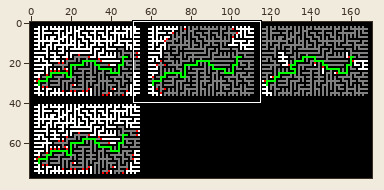
Sprite sheet: testMazes/smallSimple.png. The first picture is a wide view before the edit; the outline marks the close-up.
Close-up. Before the commit:
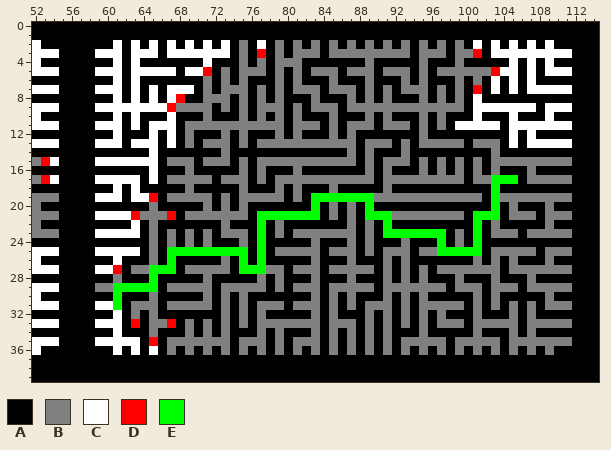
The file is 171x78 pixels. Shown: x 52..114, y 0..39.
Palette (. is transparent): A #000000  B #808080  C #ffffff  D #ff0000  E #00ff00
Pixels before (only the part around the change), first column x 52:
 0 AAAAAAAAAAAAAAAAAAAAAAAAAAAAAAAAAAAAAAAAAAAAAAAAAAAAAAAAAAAAAAA
 1 AAAAAAAAAAAAAAAAAAAAAAAAAAAAAAAAAAAAAAAAAAAAAAAAAAAAAAAAAAAAAAA
 2 CAAAAAAAACACACACACACACABACABABABABABABABABABABABACACACACACAAAAA
 3 CCCAAAACCCACCCACCCCCCCABADABABBBABBBBBBBBBABBBABBDACCCCCCCCCAAA
 4 CAAAAAAAACACAAAAAAACAAABABABBBAAAAAAABAAAAABAAABAAAAACACACAAAAA
 5 CCCAAAACCCACCCCCACCDABABBBABABABBBABBBABBBABABBBBBBDCCACACCCAAA
 6 AAAAAAAAACACAAAAAAABABABAAABABAAABAAABAAABABAAABABACACACAAAAAAA
 7 CCCAAAACCCACACACCCABABBBABABABBBABBBABABABBBABABADACACACCCCCAAA
 8 AAAAAAAAACACACACDAABBBABABABAAABAAABABABAAABABABACAAAAAAAAAAAAA
 9 CCCAAAACCCCCCCCDBBBBABABABBBABABBBABBBBBBBBBBBBBACCCCCCCACCCAAA
10 CAAAAAAAACACAAACAAABAAABABABABAAABAAABABAAABABAAACAAACAAACAAAAA
11 CCCAAAACCCACACCCABBBBBBBBBBBABBBABABBBABBBABABACCCCCACCCCCCCAAA
12 AAAAAAAAACAAACACABAAABABAAABABAAABABAAAAAAABAAAAAAAAACACAAAAAAA
13 CCCAAAACCCACCCACABABBBABABBBBBBBBBBBABBBABABBBBBABBBACACCCCCAAA
14 AAAAAAAAAAAAACAAAAAAABAAAAAAAAAAAAABABAAABAAAAAAAAABAAAAAAAAAAA
15 BDCAAAACCCCCCCABBBABBBABABBBBBBBBBBBABABBBABABABABABBBBBBBBBAAA
16 AAAAAAAAAAAAACAAABAAAAABABAAABAAAAAAABABAAABABABABABAAABAAAAAAA
17 BDCAAAACCCCCACABBBBBABBBABABBBBBBBBBBBABBBBBBBBBABBEEEABBBBBAAA
18 AAAAAAAAACACAAAAABAAAAABAAABABAAABAAAAABAAAAAAAAAAAEAAAAAAAAAAA
19 BBBAAAACCCACCDABBBBBABABBBBBABAEEEEEEEBBBBBBBBBBBBAEBBBBBBBBAAA
20 BAAAAAAAAAAAABAAAAABABABAAAAAAAEABABAEAAAAAAAAAAAAAEABAAABAAAAA
21 BBBAAAACCCCDBBBDABBBBBBBAEEEEEEEABABAEEEBBBBBBBBAEEEABBBABBBAAA
22 BAAAAAAAAAACABAAAAAAABAAAEABAAAAAAABABAEAAAAAAAAAEABAAAAABAAAAA
23 BBBAAAACCCCCABABABABABBBAEABABBBBBBBABAEEEEEEEABAEABBBABBBBBAAA
24 AAAAAAAAAAAAABABABABAAABAEAAAAABAAABABAAABAAAEABAEAAAAAAAAAAAAA
25 CCCAAAACCCCCABAEEEEEEEEEAEABBBBBABBBABABBBABBEEEEEABBBBBABBBAAA
26 CAAAAAAAACAAABAEAAAAABAEAEAAAAABAAABAAABABAAAAAAABABABAAABAAAAA
27 CCCAAAACCDABBEEEABBBBBAEEEBBABBBABBBBBABABABABBBBBBBABBBBBBBAAA
28 AAAAAAAAABAAAEAAAAABAAAAABABAAABAAABAAABABABAAABAAABAAABAAAAAAA
29 CCCAAAABBEEEEEABBBBBABBBBBABABBBABBBBBABBBBBBBABBBABBBABBBBBAAA
30 CAAAAAAAAEAAABAAAAABABABAAAAAAABABABAAABABABAAAAABABAAAAABAAAAA
31 CCCAAAACCEABBBABBBBBABABABBBABBBABABABBBABABBBBBABABABABABBBAAA
32 AAAAAAAAACABABAAAAAAABABABAAAAABABAAABABABABABAAABAAABABAAAAAAA
33 CCCAAAACCCADABBDABABABABABBBBBBBABBBABABABABABBBABBBBBABBBBBAAA
34 AAAAAAAAACAAABAAABABABAAABABAAABABABABABAAABAAAAABAAABABAAAAAAA
35 CCCAAAACCCCCADABBBBBBBABBBABABBBABABABABABBBBBABBBBBABBBBBBBAAA
36 CAAAAAAAACACACABABABABABABABABABABABABABABABABABABABABABABAAAAA
37 AAAAAAAAAAAAAAAAAAAAAAAAAAAAAAAAAAAAAAAAAAAAAAAAAAAAAAAAAAAAAAA
38 AAAAAAAAAAAAAAAAAAAAAAAAAAAAAAAAAAAAAAAAAAAAAAAAAAAAAAAAAAAAAAA
39 AAAAAAAAAAAAAAAAAAAAAAAAAAAAAAAAAAAAAAAAAAAAAAAAAAAAAAAAAAAAAAA
After:
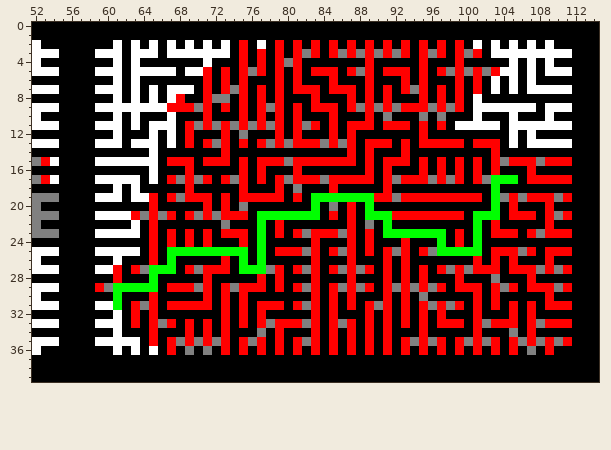
Changes in this commit:
y 2..3: x 75 B -> D; x 79 B -> D; x 81 B -> D; x 83 B -> D; x 85 B -> D; x 87 B -> D; x 89 B -> D; x 91 B -> D; x 93 B -> D; x 95 B -> D; x 97 B -> D; x 99 B -> D
y 4: x 75 B -> D; x 77 B -> D; x 79 B -> D; x 81 B -> D; x 89 B -> D; x 95 B -> D; x 99 B -> D
y 5: x 73 B -> D; x 75 B -> D; x 77 B -> D; x 79 B -> D; x 81 B -> D; x 83..85 BBB -> DDD; x 87 B -> D; x 89 B -> D; x 91..93 BBB -> DDD; x 95 B -> D; x 97 B -> D; x 99 B -> D; x 101 B -> D
y 6: x 71 B -> D; x 73 B -> D; x 75 B -> D; x 79 B -> D; x 81 B -> D; x 85 B -> D; x 89 B -> D; x 93 B -> D; x 95 B -> D; x 99 B -> D; x 101 B -> D
y 7: x 71 B -> D; x 73 B -> D; x 75 B -> D; x 77 B -> D; x 79 B -> D; x 81..83 BBB -> DDD; x 85..87 BBB -> DDD; x 89 B -> D; x 91 B -> D; x 93 B -> D; x 95 B -> D; x 97 B -> D; x 99 B -> D
y 8: x 71 B -> D; x 75 B -> D; x 77 B -> D; x 79 B -> D; x 83 B -> D; x 87 B -> D; x 89 B -> D; x 91 B -> D; x 95 B -> D; x 97 B -> D; x 99 B -> D
y 9: x 68..69 BB -> DD; x 71 B -> D; x 73 B -> D; x 75 B -> D; x 77 B -> D; x 79 B -> D; x 81 B -> D; x 83..85 BBB -> DDD; x 87 B -> D; x 89 B -> D; x 91 B -> D; x 93..95 BBB -> DDD; x 97 B -> D; x 99 B -> D
y 10: x 71 B -> D; x 75 B -> D; x 77 B -> D; x 79 B -> D; x 81 B -> D; x 85 B -> D; x 89 B -> D
y 11: x 69 B -> D; x 71 B -> D; x 73 B -> D; x 75 B -> D; x 77 B -> D; x 79 B -> D; x 81 B -> D; x 83 B -> D; x 85 B -> D; x 87..89 BBB -> DDD; x 91..93 BBB -> DDD; x 95 B -> D; x 97 B -> D
y 12: x 69 B -> D; x 73 B -> D; x 79 B -> D; x 81 B -> D; x 85 B -> D; x 87 B -> D; x 95 B -> D
y 13: x 69 B -> D; x 71 B -> D; x 73 B -> D; x 75 B -> D; x 77 B -> D; x 79 B -> D; x 81..83 BBB -> DDD; x 85 B -> D; x 87 B -> D; x 89..91 BBB -> DDD; x 93 B -> D; x 95..99 BBBBB -> DDDDD; x 101..103 BBB -> DDD
y 14: x 73 B -> D; x 87 B -> D; x 89 B -> D; x 93 B -> D; x 103 B -> D
y 15: x 67..69 BBB -> DDD; x 71..73 BBB -> DDD; x 75 B -> D; x 77..79 BBB -> DDD; x 81..87 BBBBBBB -> DDDDDDD; x 89 B -> D; x 91..93 BBB -> DDD; x 95 B -> D; x 97 B -> D; x 99 B -> D; x 101 B -> D; x 103 B -> D; x 105..107 BBB -> DDD; x 109..111 BBB -> DDD
y 16: x 69 B -> D; x 75 B -> D; x 77 B -> D; x 81 B -> D; x 89 B -> D; x 91 B -> D; x 95 B -> D; x 97 B -> D; x 99 B -> D; x 101 B -> D; x 103 B -> D; x 107 B -> D
y 17: x 67 B -> D; x 69 B -> D; x 71 B -> D; x 73 B -> D; x 75 B -> D; x 77 B -> D; x 79 B -> D; x 81..83 BBB -> DDD; x 85..89 BBBBB -> DDDDD; x 91 B -> D; x 93..95 BBB -> DDD; x 97 B -> D; x 99 B -> D; x 101 B -> D; x 107..111 BBBBB -> DDDDD
y 18: x 69 B -> D; x 75 B -> D; x 79 B -> D; x 85 B -> D; x 91 B -> D
y 19: x 67 B -> D; x 69..71 BBB -> DDD; x 73 B -> D; x 75..79 BBBBB -> DDDDD; x 81 B -> D; x 90..91 BB -> DD; x 93..101 BBBBBBBBB -> DDDDDDDDD; x 105 B -> D; x 107..109 BBB -> DDD; x 111 B -> D
y 20: x 65 B -> D; x 71 B -> D; x 73 B -> D; x 87 B -> D; x 105 B -> D; x 109 B -> D
y 21: x 65 B -> D; x 69 B -> D; x 71 B -> D; x 73..75 BBB -> DDD; x 85 B -> D; x 87 B -> D; x 92..99 BBBBBBBB -> DDDDDDDD; x 105..107 BBB -> DDD; x 109 B -> D; x 111 B -> D
y 22: x 65 B -> D; x 79 B -> D; x 87 B -> D; x 103 B -> D; x 109 B -> D
y 23: x 65 B -> D; x 67 B -> D; x 69 B -> D; x 71 B -> D; x 73..75 BBB -> DDD; x 79 B -> D; x 81 B -> D; x 83..85 BBB -> DDD; x 87 B -> D; x 89 B -> D; x 99 B -> D; x 103..105 BBB -> DDD; x 107 B -> D; x 109..111 BBB -> DDD
y 24: x 65 B -> D; x 67 B -> D; x 69 B -> D; x 71 B -> D; x 75 B -> D; x 83 B -> D; x 87 B -> D; x 89 B -> D; x 93 B -> D; x 99 B -> D
y 25: x 65 B -> D; x 79..81 BBB -> DDD; x 83 B -> D; x 85 B -> D; x 87 B -> D; x 89 B -> D; x 91 B -> D; x 93 B -> D; x 95 B -> D; x 103..105 BBB -> DDD; x 107 B -> D; x 109..111 BBB -> DDD
y 26: x 65 B -> D; x 73 B -> D; x 83 B -> D; x 87 B -> D; x 91 B -> D; x 93 B -> D; x 101 B -> D; x 103 B -> D; x 105 B -> D; x 109 B -> D
y 27: x 63 B -> D; x 69 B -> D; x 71..73 BBB -> DDD; x 79 B -> D; x 81 B -> D; x 83 B -> D; x 85 B -> D; x 87 B -> D; x 89 B -> D; x 91 B -> D; x 93 B -> D; x 95 B -> D; x 97 B -> D; x 99 B -> D; x 101..103 BBB -> DDD; x 105..107 BBB -> DDD; x 109 B -> D; x 111 B -> D
y 28: x 61 B -> D; x 71 B -> D; x 77 B -> D; x 79 B -> D; x 83 B -> D; x 87 B -> D; x 91 B -> D; x 93 B -> D; x 95 B -> D; x 99 B -> D; x 107 B -> D
y 29: x 59 B -> D; x 67..69 BBB -> DDD; x 71 B -> D; x 73 B -> D; x 75..77 BBB -> DDD; x 79 B -> D; x 81 B -> D; x 83 B -> D; x 85 B -> D; x 87 B -> D; x 89 B -> D; x 91 B -> D; x 93 B -> D; x 95 B -> D; x 97 B -> D; x 99..101 BBB -> DDD; x 103 B -> D; x 105 B -> D; x 107..109 BBB -> DDD; x 111 B -> D
y 30: x 65 B -> D; x 71 B -> D; x 73 B -> D; x 75 B -> D; x 83 B -> D; x 85 B -> D; x 87 B -> D; x 91 B -> D; x 93 B -> D; x 101 B -> D; x 103 B -> D; x 109 B -> D
y 31: x 63 B -> D; x 65 B -> D; x 67..71 BBBBB -> DDDDD; x 73 B -> D; x 75 B -> D; x 77..79 BBB -> DDD; x 81 B -> D; x 83 B -> D; x 85 B -> D; x 87 B -> D; x 89 B -> D; x 91 B -> D; x 93 B -> D; x 95 B -> D; x 97 B -> D; x 99 B -> D; x 101 B -> D; x 103 B -> D; x 105 B -> D; x 107 B -> D; x 109..111 BBB -> DDD
y 32: x 63 B -> D; x 65 B -> D; x 73 B -> D; x 75 B -> D; x 77 B -> D; x 83 B -> D; x 85 B -> D; x 89 B -> D; x 91 B -> D; x 93 B -> D; x 95 B -> D; x 97 B -> D; x 101 B -> D; x 105 B -> D; x 107 B -> D
y 33: x 65 B -> D; x 69 B -> D; x 71 B -> D; x 73 B -> D; x 75 B -> D; x 77 B -> D; x 79..81 BBB -> DDD; x 83 B -> D; x 85 B -> D; x 87 B -> D; x 89 B -> D; x 91 B -> D; x 93 B -> D; x 95 B -> D; x 97..99 BBB -> DDD; x 101 B -> D; x 103..105 BBB -> DDD; x 107 B -> D; x 109..111 BBB -> DDD
y 34: x 65 B -> D; x 69 B -> D; x 71 B -> D; x 73 B -> D; x 79 B -> D; x 83 B -> D; x 85 B -> D; x 87 B -> D; x 89 B -> D; x 91 B -> D; x 95 B -> D; x 101 B -> D; x 107 B -> D
y 35: x 67 B -> D; x 69 B -> D; x 71 B -> D; x 73 B -> D; x 75 B -> D; x 77 B -> D; x 79 B -> D; x 81 B -> D; x 83 B -> D; x 85 B -> D; x 87 B -> D; x 89 B -> D; x 91 B -> D; x 93 B -> D; x 95 B -> D; x 97 B -> D; x 99 B -> D; x 101 B -> D; x 103 B -> D; x 105 B -> D; x 107 B -> D; x 109 B -> D; x 111 B -> D
y 36: x 67 B -> D; x 73 B -> D; x 75 B -> D; x 77 B -> D; x 79 B -> D; x 81 B -> D; x 83 B -> D; x 85 B -> D; x 87 B -> D; x 89 B -> D; x 91 B -> D; x 93 B -> D; x 95 B -> D; x 97 B -> D; x 99 B -> D; x 101 B -> D; x 103 B -> D; x 105 B -> D; x 109 B -> D
Pixel boxes of the changes (left, top, right, bottom) in both close-ups:
changed: (95, 40, 572, 355)
